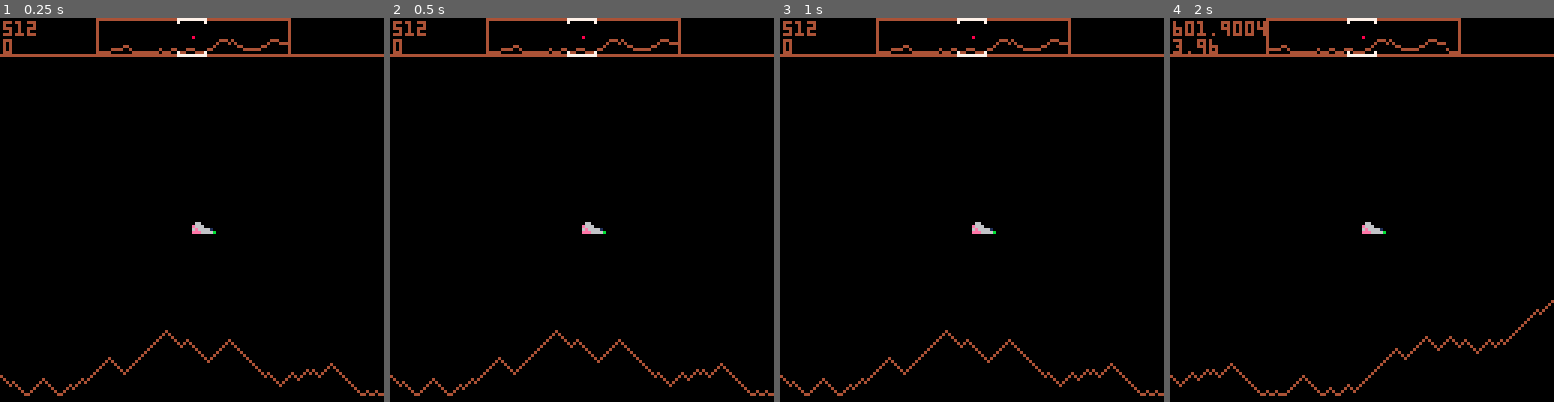
Above: before the commit, frames 1-4 (left to right).
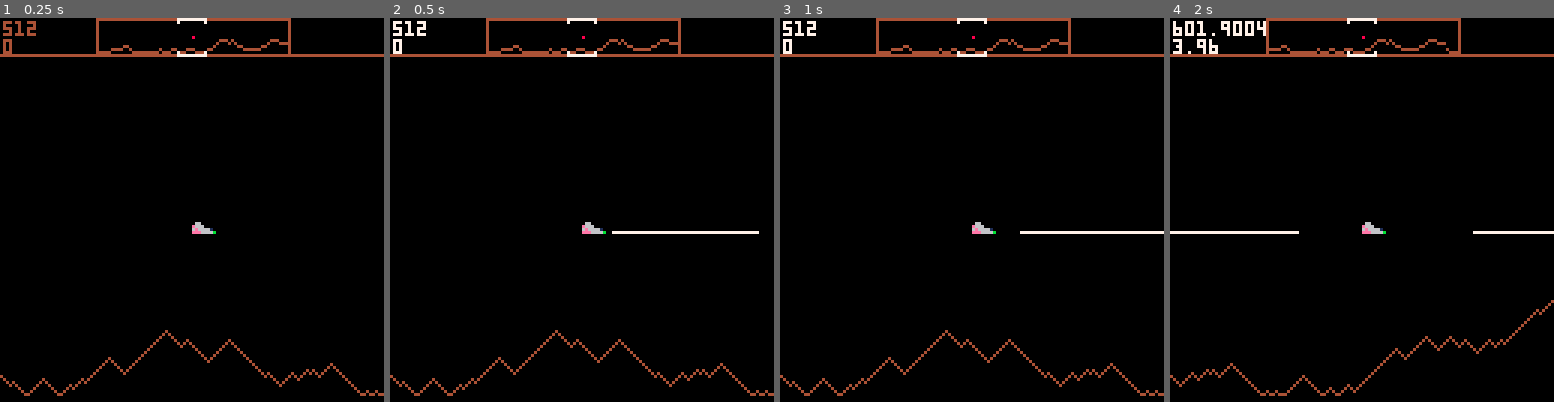
Above: after the commit, the same moments.

Repository: ggaughan/picodefender
Game: PICO-8 cartridge picodefender.p8
Two runs of this game, one before a commit and one after it. Both use one fixed random seed, a clock stepped at 60 frames per second and the inputs below.
Inputs:
- Up to frame 1 (0.25 s): no input
- Up to frame 2 (0.5 s): tap X (X key) at 0.33 s
- Up to frame 3 (1 s): tap O (Z key) at 0.7 s
- Up to frame 4 (2 s): tap X (X key) at 1.07, 1.85 s; hold Right from 1.6 s (still down); tap O (Z key) at 1.7 s

Frame 1 is identical in both runs. In frame 2, 0.6% of the frame differs, in the area x 0-97%, y 0-57%; in frame 3, 0.5%; in frame 4, 1.1%, in the area x 0-100%, y 0-57%.

Commit message:
Start lasers

Diff:
--- a/picodefender.p8
+++ b/picodefender.p8
@@ -6,8 +6,6 @@
 ww = 128 * 9
 cx = 128 * 4
 ocx = cx
-w = {}  -- ground
-sw = {} -- ground summary
 
 inertia_py = 0.95
 inertia_cx = 0.99
@@ -21,13 +19,26 @@
 lmin = 3
 lmax = 56
 
-cdx = 0
 max_speed = 4
 thrust = 1
 vert_accel = 0.6
 max_vert_speed = max_speed/2
 
+laser_expire = 1
+laser_size = 40  -- see rate
+laser_rate=8
+laser_max_length = 50  -- cap
+min_laser_speed = 0.1  -- e.g. static ship, move away still
+laser_speed = 1.8
+laser_inertia = 0.999
+
 function _init()
+	w = {}  -- ground
+	sw = {} -- ground summary
+
+	cx = 128 * 4
+ cdx = 0
+
 	build_world()
 
 	pl = {
@@ -38,6 +49,8 @@
 		dx=0,
 		dy=0,
 	}
+
+	lasers = {}
 
 end
 
@@ -64,6 +77,26 @@
   if (pl.dy > max_vert_speed) pl.dy=max_vert_speed
  end
 
+
+ if btnp(❎) then
+  local x = pl.x
+ 	if pl.facing > 0 then
+ 		x = x+8 + 1+1+1
+ 	end
+ 	add(lasers, {cx+x - 2,pl.y+7,pl.facing,time(),max(cdx, min_laser_speed)})
+ end
+ local t=time()
+ for laser in all(lasers) do
+ 	if t-laser[4] > laser_expire then
+ 		del(lasers,laser)
+ 	end
+ 	laser[1] += laser[5]*laser[3] * laser_speed
+ 	laser[5] *= laser_inertia
+ end
+ --if btnp(🅾️) then -- z
+ 	-- smart bomb
+ --end
+
  pl.dy *= inertia_py
  pl.y += pl.dy
 
@@ -90,6 +123,12 @@
 	y=wy\hhr
 	return x,y
 end
+
+function wxtoc(wx)
+	x=wx - cx
+	return x
+end
+
 
 function draw_hud()
  local hdc = hudw/9
@@ -113,7 +152,20 @@
 	line(hc+hdc*4-1,hudy, hc+hdc*5+1,hudy, 7)
 	pset(hc+hdc*4-1,hudy-1, 7)
  pset(hc+hdc*5+1,hudy-1, 7)
-
+end
+
+function draw_player()
+	spr(2, pl.x, pl.y, 1,1, pl.facing==-1)
+	local t=time()
+	for laser in all(lasers) do
+		--printh(tostr(laser))
+		local x,y = wxtoc(laser[1]), laser[2]
+		local age = (t-laser[4]) / laser_expire
+		line(x,y,
+				  	x+min(((age * laser_size)* laser_rate * laser[3]), laser_max_length), y,
+				  	7
+		)
+	end
 end
 
 function _draw()
@@ -128,8 +180,7 @@
 		pset(x,127 - w[i][1], 4)
 	end
 
-	-- draw_player
-	spr(2, pl.x, pl.y, 1,1, pl.facing==-1)
+	draw_player()
 
 	if debug then
 		print(cx,1,1)
